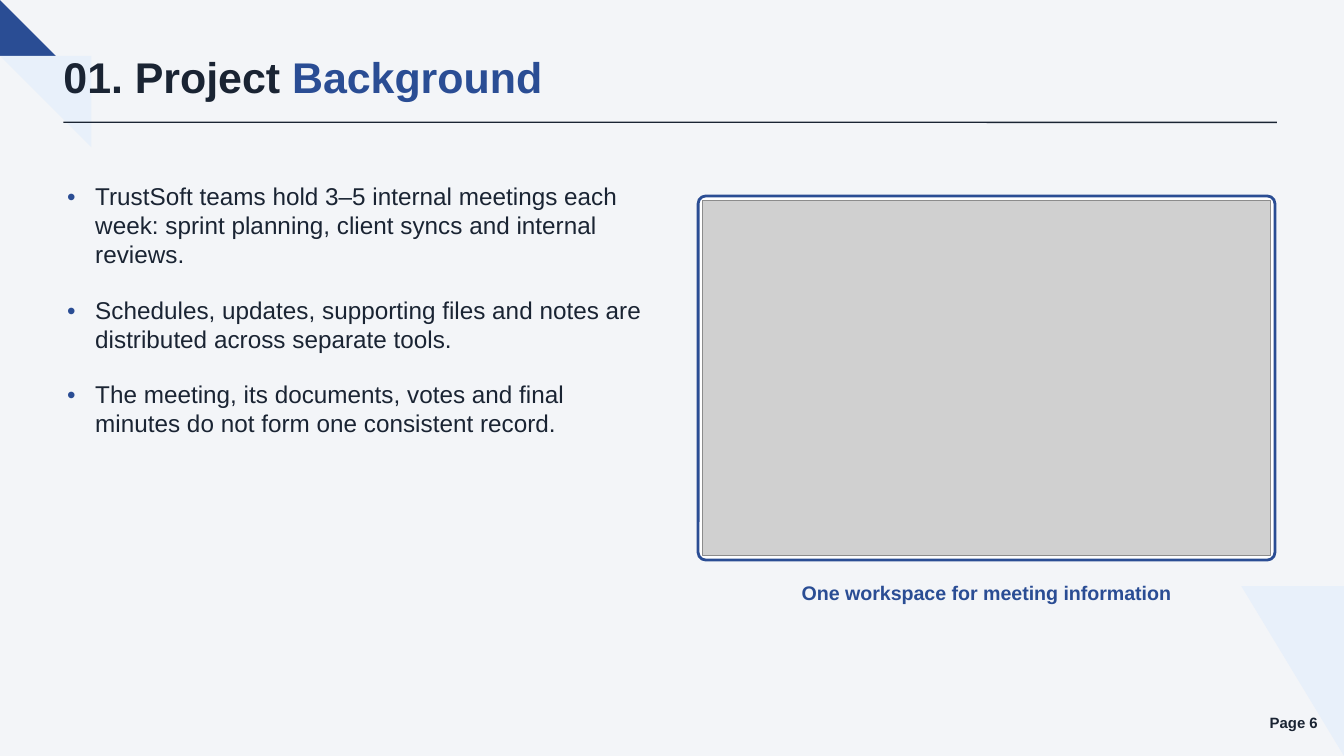
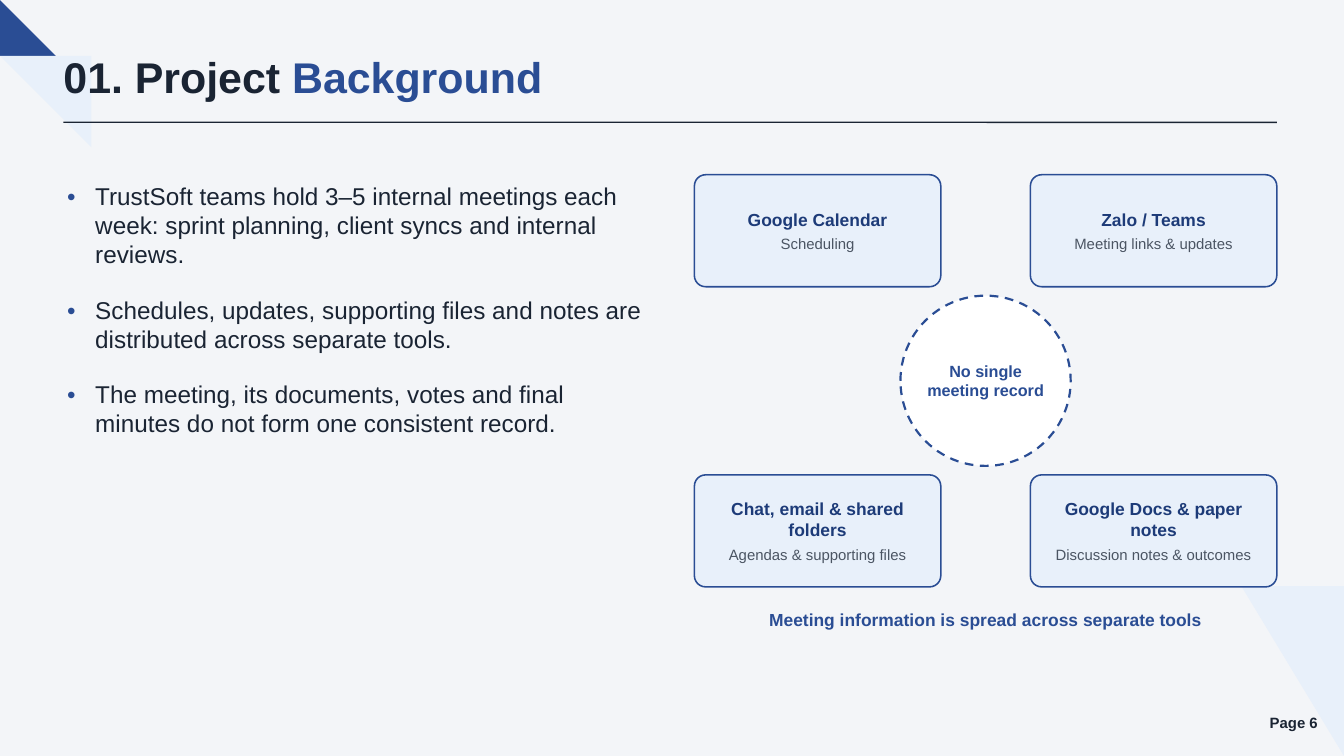
Before and after one commit to callmehai/FU-FA26-G116, a slide deck: slide 6 of docs/08-reports/source/TrustCabinet_Report.pptx. Drawn at 1344x756 pixels with LibreOffice and Linux fonts; fonts in the diff are those of the drawing; grey boxes stand for pictures. Boxes give left, top, right and bottom in pixels: in the first picture for what was removed or moved away, otherwise in the second. Text is boxed around its words. In the diff, an @@ line names an element or a change of style, - is before the commit and + after.

```diff
--- a/docs/08-reports/source/TrustCabinet_Report.pptx
+++ b/docs/08-reports/source/TrustCabinet_Report.pptx
@@ rounded rectangle added at (694, 175, 941, 287), fill #E8F0FA, outline #2A4D94 1.25 pt @@
@@ rounded rectangle added at (1030, 175, 1277, 287), fill #E8F0FA, outline #2A4D94 1.25 pt @@
@@ rounded rectangle removed at (698, 196, 1275, 560) @@
@@ picture removed at (702, 201, 1270, 556) @@
@@ text added at (748, 213, 888, 252), 14 pt, text #1D3B78, bold @@
+Google Calendar
+Scheduling
@@ text added at (1074, 213, 1233, 252), 12 pt, text #4B5563 @@
+Zalo / Teams
+Meeting links & updates
@@ ellipse added at (900, 296, 1071, 466), fill #FFFFFF, outline #2A4D94 1.75 pt dashed @@
@@ text added at (927, 365, 1044, 400), 13 pt, text #2A4D94, bold @@
+No single
+meeting record
@@ rounded rectangle added at (694, 475, 941, 587), fill #E8F0FA, outline #2A4D94 1.25 pt @@
@@ rounded rectangle added at (1030, 475, 1277, 587), fill #E8F0FA, outline #2A4D94 1.25 pt @@
@@ text added at (729, 502, 907, 563), 14 pt, text #1D3B78, bold @@
+Chat, email & shared folders
+Agendas & supporting files
@@ text added at (1056, 502, 1252, 560), 12 pt, text #4B5563 @@
+Google Docs & paper notes
+Discussion notes & outcomes
@@ text at (769, 613, 1202, 630): text changed; size 15.8 to 14 pt @@
-One workspace for meeting information
+Meeting information is spread across separate tools
```
Also in this commit, not shown: 34 other slides changed, 3 slides added, 3 slides removed, 6 other files.
